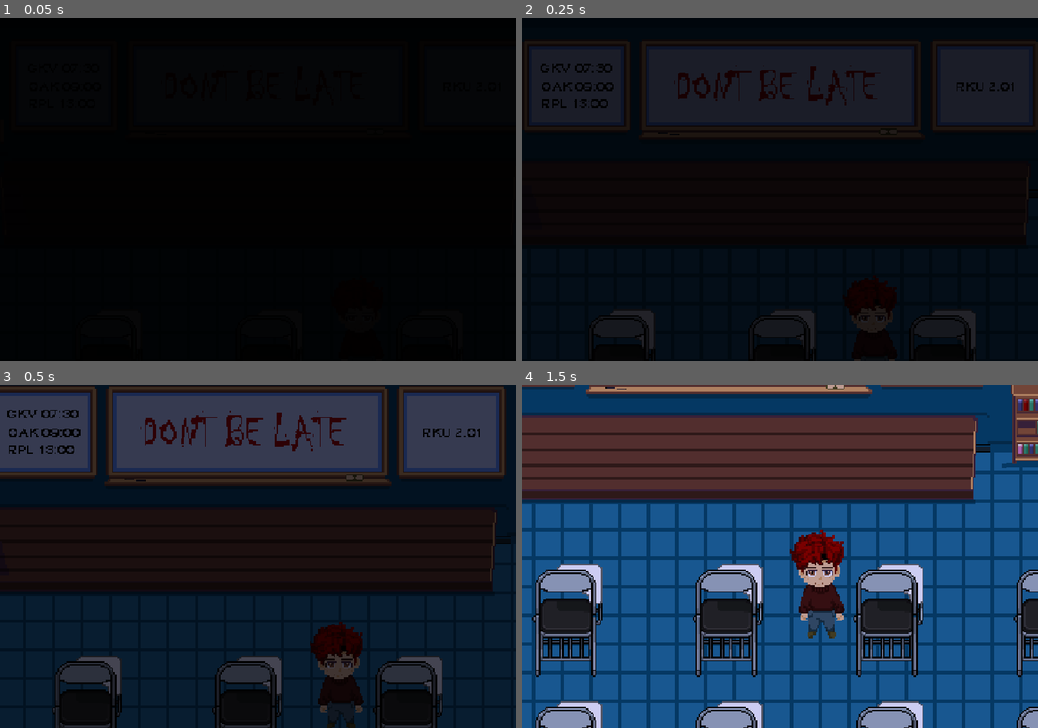
Above: before the commit, frames 1-4 (two rows, left to right).
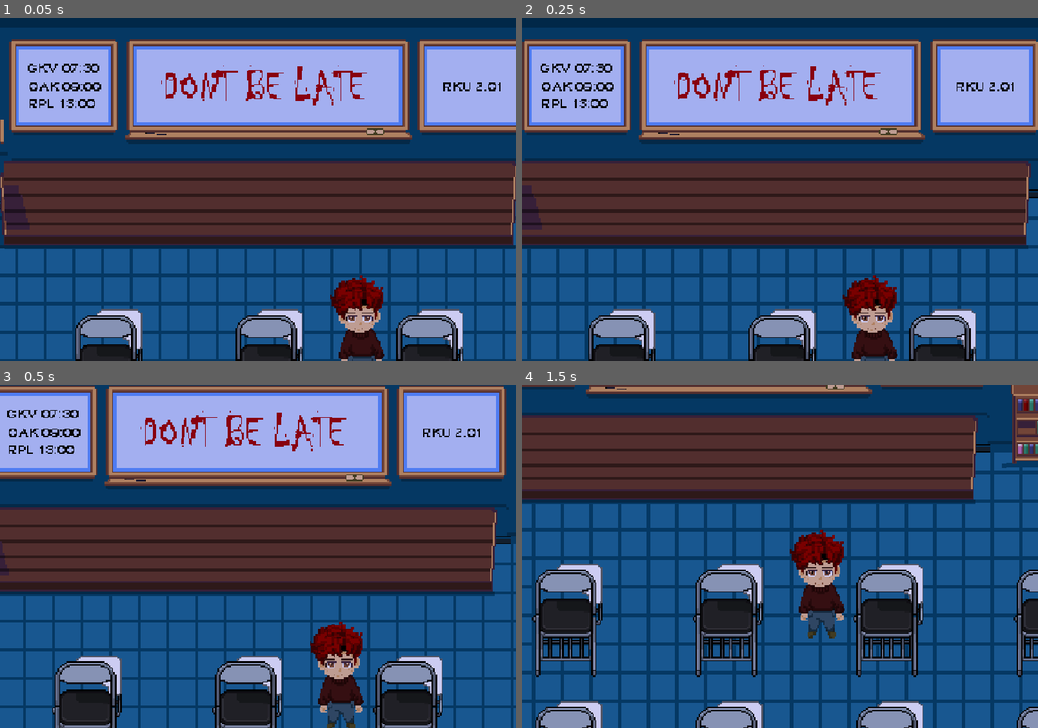
Above: after the commit, the same moments.

Repository: adillahrn/rku2.01
Game: Godot game, scene res://scenes/rku.tscn
Same seed, same stepped clock (60 frames per second), same inputs: the game is played once before the commit and once after it. This scene is started directly instead of the project's main scene.
Inputs (mouse positions are in pixels of both pictures, inside the frame that each line leads up to):
- Up to frame 1 (0.05 s): no input
- Up to frame 2 (0.25 s): no input
- Up to frame 3 (0.5 s): no input
- Up to frame 4 (1.5 s): tap Enter (ui_accept) at 0.5, 0.77, 1.07 s; move the mouse to (893, 539) at 0.52 s; hold Right (right) 0.53-1.28 s; hold E (interact) 0.53-1.28 s; click (893, 539) at 0.67 s; tap Space at 0.8, 1.35 s; move the mouse to (676, 573) at 1.27 s; hold Down (down) from 1.28 s (still down)

The runs differ from the first frame. In frame 1, 98% of the frame differs, in the area x 0-100%, y 0-100%; in frame 2, 98%; in frame 3, 97%; in frame 4, nothing differs.

Commit message:
feat: tambah rough quest keluar kelas

Diff:
--- a/scenes/rku.tscn
+++ b/scenes/rku.tscn
@@ -59,6 +59,7 @@
 position = Vector2(360, 260)
 
 [node name="ScreenEffects" type="CanvasLayer" parent="." unique_id=1832673733]
+visible = false
 
 [node name="FadeRect" type="ColorRect" parent="ScreenEffects" unique_id=387396411]
 anchors_preset = 15
--- a/scripts/rku.gd
+++ b/scripts/rku.gd
@@ -6,6 +6,7 @@
 
 var is_flickering: bool = true
 var camera_follow_player: bool = false
+var interact_prompt: Label = null
 
 # dialog opening Arga
 var dialogue_lines: Array[Dictionary] = [
@@ -28,6 +29,12 @@
 		push_error("player or Camera2D node not found in Rku scene!")
 		return
 
+	# set batas layar untuk membatasi pergerakan player
+	setup_screen_boundaries()
+
+	# inisialisasi petunjuk interaksi pintu keluar
+	create_interact_prompt()
+
 	# set baseline environment redup kebiruan pas start
 	self.modulate = Color(0.8, 0.8, 0.95)
 
@@ -89,6 +96,22 @@
 	if camera_follow_player and is_instance_valid(player):
 		camera.position = player.position
 
+	# Update visibility petunjuk interaksi pintu keluar
+	if is_instance_valid(player) and player.can_move and not DialogueManager.is_dialogue_active:
+		var exit_pos = Vector2(576, 158)
+		if player.position.distance_to(exit_pos) <= 25.0:
+			if interact_prompt:
+				interact_prompt.visible = true
+				# Animasi melayang naik-turun halus (micro-animation)
+				var time = Time.get_ticks_msec() / 1000.0
+				interact_prompt.position.y = 125.0 + sin(time * 5.0) * 3.0
+		else:
+			if interact_prompt:
+				interact_prompt.visible = false
+	else:
+		if interact_prompt:
+			interact_prompt.visible = false
+
 func flicker_lights() -> void:
 	while is_flickering:
 		# nunggu waktu random sebelum lampu kedip lagi
@@ -104,3 +127,99 @@
 		self.modulate = Color(0.5, 0.5, 0.65)
 		await get_tree().create_timer(0.08).timeout
 		self.modulate = Color(0.8, 0.8, 0.95)
+
+
+func setup_screen_boundaries() -> void:
+	var bg_sprite = $Sprite2D
+	if not bg_sprite or not bg_sprite.texture:
+		return
+
+	var texture_size = bg_sprite.texture.get_size()
+	var pos = bg_sprite.position
+
+	# Hitung batas luar berdasarkan ukuran background sprite (576x384)
+	var left = pos.x - texture_size.x / 2
+	var right = pos.x + texture_size.x / 2
+	var top = 135.0
+	var bottom = pos.y + texture_size.y / 2
+
+	# Buat StaticBody2D baru untuk batas layar
+	var boundaries = StaticBody2D.new()
+	boundaries.name = "ScreenBoundaries"
+	add_child(boundaries)
+
+	# Tambahkan collision shape untuk masing-masing sisi (Kiri, Kanan, Atas, Bawah)
+	# Menggunakan SegmentShape2D agar pemain tidak bisa keluar dari batas background
+
+	# Kiri
+	var left_shape = CollisionShape2D.new()
+	var left_segment = SegmentShape2D.new()
+	left_segment.a = Vector2(left, top)
+	left_segment.b = Vector2(left, bottom)
+	left_shape.shape = left_segment
+	boundaries.add_child(left_shape)
+
+	# Kanan
+	var right_shape = CollisionShape2D.new()
+	var right_segment = SegmentShape2D.new()
+	right_segment.a = Vector2(right, top)
+	right_segment.b = Vector2(right, bottom)
+	right_shape.shape = right_segment
+	boundaries.add_child(right_shape)
+
+	# Atas
+	var top_shape = CollisionShape2D.new()
+	var top_segment = SegmentShape2D.new()
+	top_segment.a = Vector2(left, top)
+	top_segment.b = Vector2(right, top)
+	top_shape.shape = top_segment
+	boundaries.add_child(top_shape)
+
+	# Bawah
+	var bottom_shape = CollisionShape2D.new()
+	var bottom_segment = SegmentShape2D.new()
+	bottom_segment.a = Vector2(left, bottom)
+	bottom_segment.b = Vector2(right, bottom)
+	bottom_shape.shape = bottom_segment
+	boundaries.add_child(bottom_shape)
+
+
+func create_interact_prompt() -> void:
+	interact_prompt = Label.new()
+	interact_prompt.text = "[E] Keluar"
+	var font = load("res://assets/fonts/Nintendo-DS-BIOS-vasified.ttf")
+	if font:
+		interact_prompt.add_theme_font_override("font", font)
+	interact_prompt.add_theme_font_size_override("font_size", 16)
+	# Posisikan sedikit di sebelah kiri dari titik 576, 158 agar terbaca di layar
+	interact_prompt.position = Vector2(510, 125)
+	interact_prompt.visible = false
+	add_child(interact_prompt)
+
+
+func _unhandled_input(event: InputEvent) -> void:
+	if not is_instance_valid(player) or not player.can_move or DialogueManager.is_dialogue_active:
+		return
+
+	var is_interact = false
+	if event.is_action_pressed("interact") or event.is_action_pressed("ui_accept"):
+		is_interact = true
+	elif event is InputEventKey and event.pressed and not event.echo:
+		if event.keycode == KEY_E or event.keycode == KEY_ENTER or event.keycode == KEY_SPACE:
+			is_interact = true
+
+	if is_interact:
+		var exit_pos = Vector2(576, 158)
+		if player.position.distance_to(exit_pos) <= 25.0:
+			get_viewport().set_input_as_handled()
+			exit_classroom()
+
+
+func exit_classroom() -> void:
+	player.can_move = false
+	if fade_rect:
+		fade_rect.visible = true
+		var fade_tween = create_tween()
+		fade_tween.tween_property(fade_rect, "color", Color(0, 0, 0, 1), 1.0)
+		await fade_tween.finished
+	get_tree().change_scene_to_file("res://scenes/koridor.tscn")
Not shown, added: assets/images/komponen/access_card.png.import
Not shown, added: scratch/extract_aseprite.py
